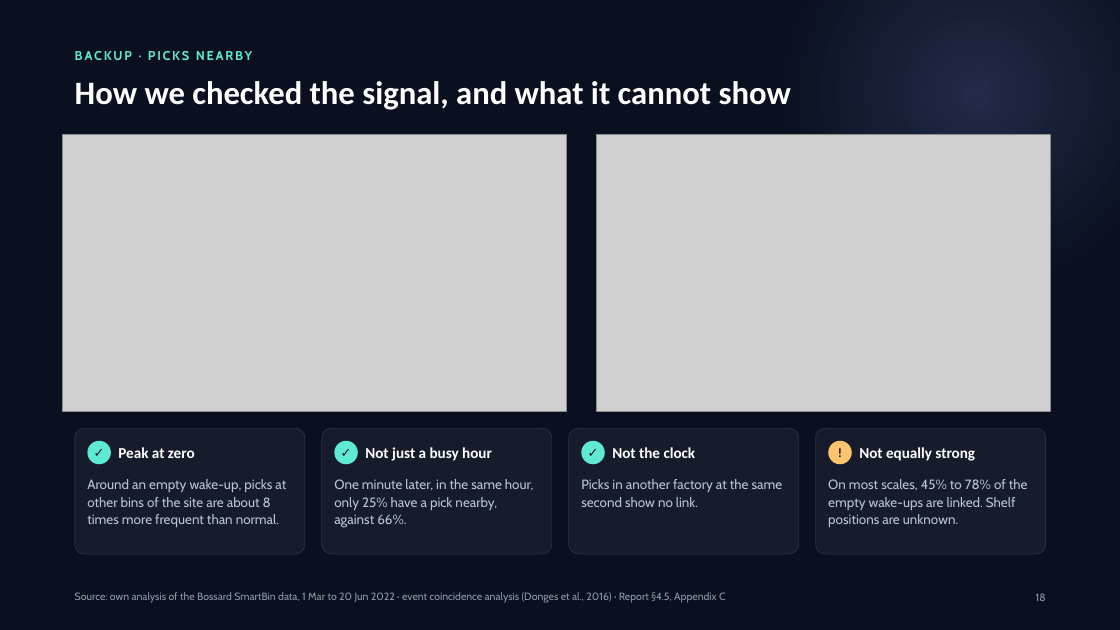
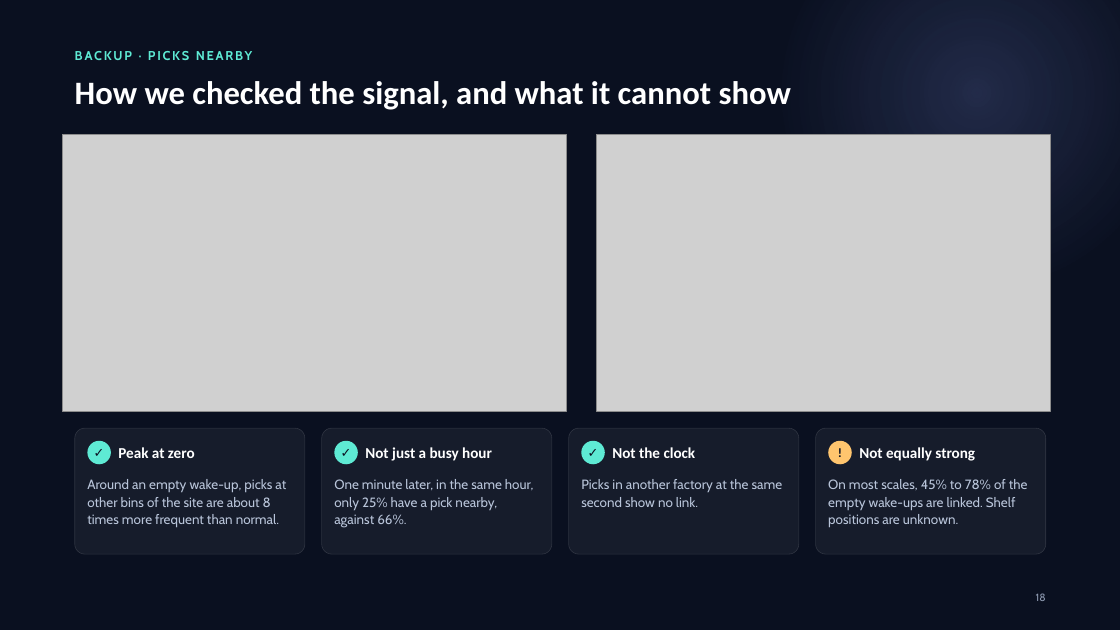
Before and after one commit to erenalpckroglu/smartbin-sensor-optimization, a slide deck: slide 18 of presentation/SmartBin – presentation.pptx. Drawn at 1120x630 pixels with LibreOffice and Linux fonts; fonts in the diff are those of the drawing; grey boxes stand for pictures. Boxes give left, top, right and bottom in pixels: in the first picture for what was removed or moved away, otherwise in the second. Text is boxed around its words. In the diff, an @@ line names an element or a change of style, - is before the commit and + after.

```diff
--- a/presentation/SmartBin – presentation.pptx
+++ b/presentation/SmartBin – presentation.pptx
@@ text removed at [75,592,725,603] @@
-Source: own analysis of the Bossard SmartBin data, 1 Mar to 20 Jun 2022 · event coincidence analysis (Donges et al., 2016) · Report §4.5, Appendix C
```
Also in this commit, not shown: 19 other slides changed, 1 other file.
